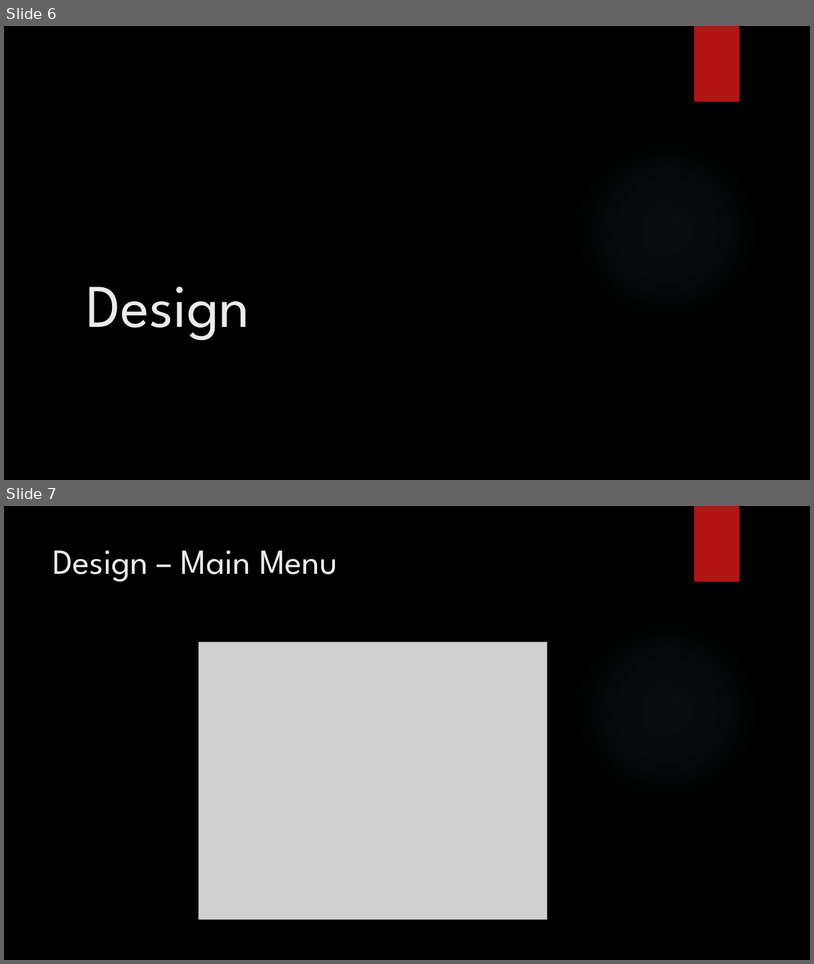
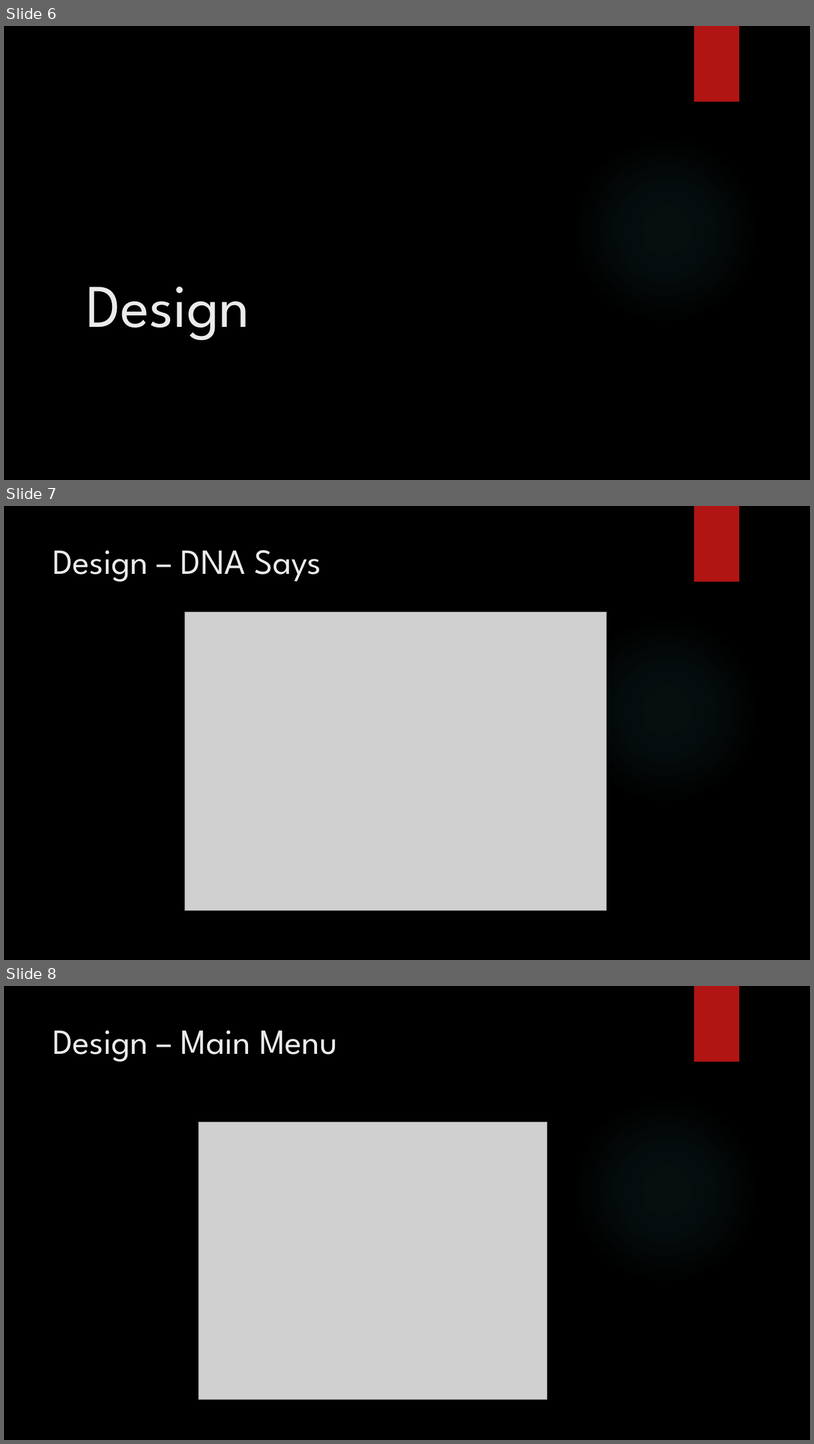
Before and after one commit to JP-Dakran/DNA_Says, a slide deck: Doc/FinalPresentation/FinalPresentation.pptx. Shown one above the other, each under a label of ours: slides 6 and 7 before the commit, slides 6, 7 and 8 after it. The pictures are 814x964 and 814x1444 pixels, drawn with LibreOffice and Linux fonts; fonts in the diff are those of the drawing; grey boxes stand for pictures; background and template pictures are left out. Boxes give left, top, right and bottom in pixels: in the first picture for what was removed or moved away, otherwise in the second. Text is boxed around its words. In the diff, an @@ line names an element or a change of style, - is before the commit and + after.

```diff
--- a/Doc/FinalPresentation/FinalPresentation.pptx
+++ b/Doc/FinalPresentation/FinalPresentation.pptx
@@ slide 7 added at <box>4,506,810,960</box>, background picture (left out); not listed: 2 template elements that a slide beside it also shows @@
@@ title added at <box>53,550,321,582</box>, 42 pt, text #EBEBEB @@
+Design – DNA Says
@@ picture added at <box>185,612,607,910</box> @@
@@ what was slide 7 is now slide 8 @@
```
Also in this commit, not shown: 12 slides changed.
